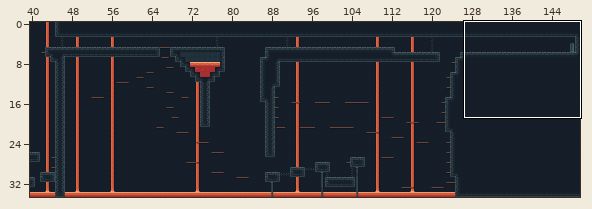
Tiled map -- Levels/TMX/Level1.tmx. The first picture is a wide view before the edit; the outline marks the close-up.
Close-up. Before the edit:
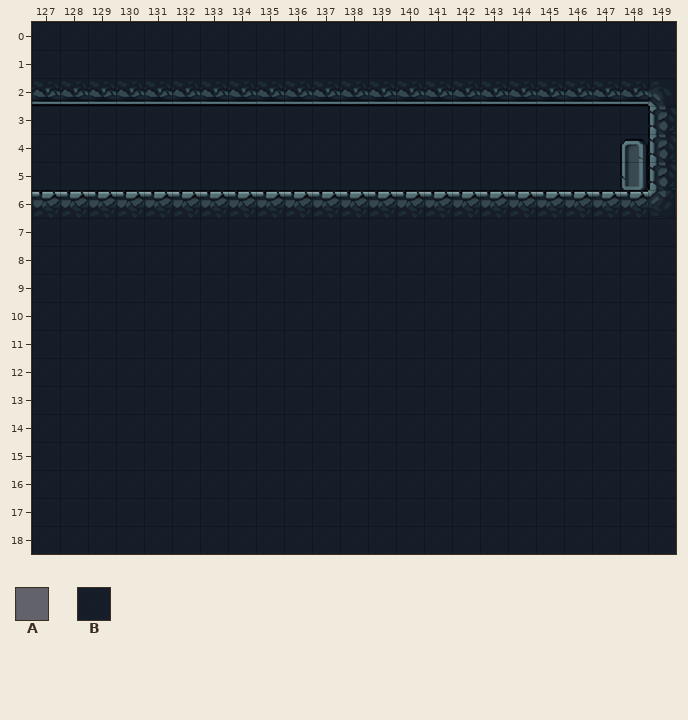
Cells are 32x32 px. Shown: x 127..149, y 0..18. The commit also changed other parts of the map, which this record leaves out.
Key: from "Caves": A 36, B 133.
_ is an empty cell, # one hidden under a higher layer.
Layers that did not change in this view are not listed.
Layer "Background" before, first column x 127:
 0 BBBBBBBBBBBBBBBBBBBBBBB
 1 BBBBBBBBBBBBBBBBBBBBBBB
 2 BBBBBBBBBBBBBBBBBBBBBBB
 3 BBBBBBBBBBBBBBBBBBBBBBB
 4 BBBBBBBBBBBBBBBBBBBBBBB
 5 BBBBBBBBBBBBBBBBBBBBBBB
 6 BBBBBBBBBBBBBBBBBBBBBBB
 7 BBBBBBBBBBBBBBBBBBBBBBB
 8 BBBBBBBBBBBBBBBBBBBBBBB
 9 BBBBBBBBBBBBBBBBBBBBBBB
10 BBBBBBBBBBBBBBBBBBBBBBB
11 BBBBBBBBBBBBBBBBBBBBBBB
12 BBBBBBBBBBBBBBBBBBBBBBB
13 BBBBBBBBBBBBBBBBBBBBBBB
14 BBBBBBBBBBBBBBBBBBBBBBB
15 BBBBBBBBBBBBBBBBBBBBBBB
16 BBBBBBBBBBBBBBBBBBBBBBB
17 BBBBBBBBBBBBBBBBBBBBBBB
18 BBBBBBBBBBBBBBBBBBBBBBB
After:
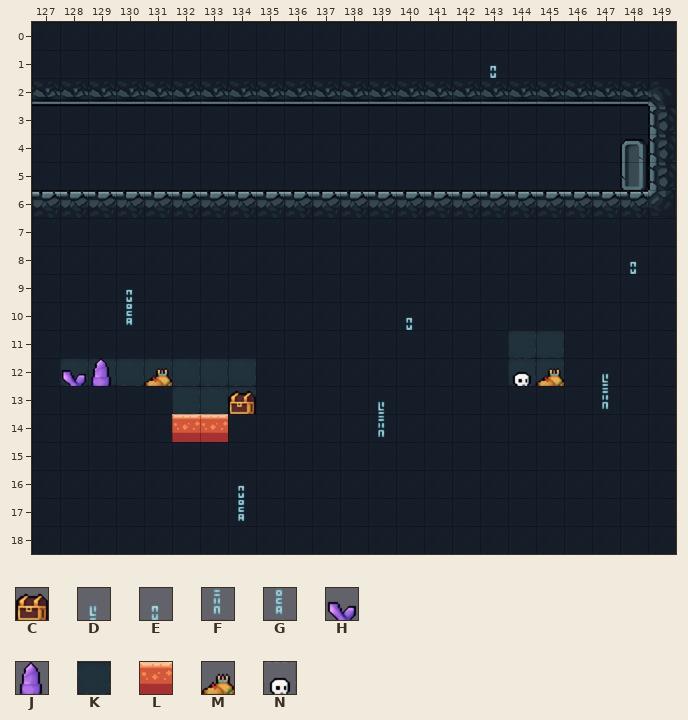
Further tiles: from "Caves": C 32, D 37, E 38, F 66, G 67, H 129, J 130, K 137, L 142, M 155, N 217.
Edits made:
Changed rows in their new state; . is an unchanged cell.
Layer "Background":
first column x 128:
11 ................KK
12 KKKKKKK.........KK
13 ....KKK...........
14 ....##............
Layer "Decorations":
first column x 143:
 1 E
first column x 128:
 8 ....................E
 9 ..E..................
10 ..G.........E........
12 HJ.M............NM.D.
13 ......C....D.......F.
14 ....LL.....F.........
16 ......E..............
17 ......G..............
